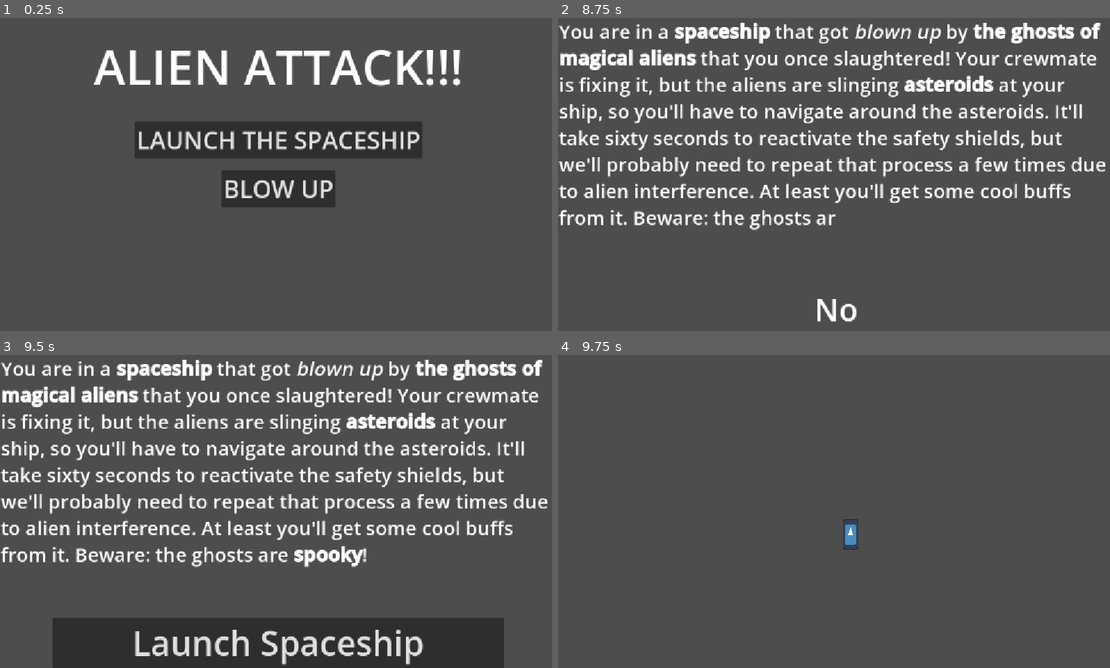
Above: before the commit, frames 1-4 (two rows, left to right).
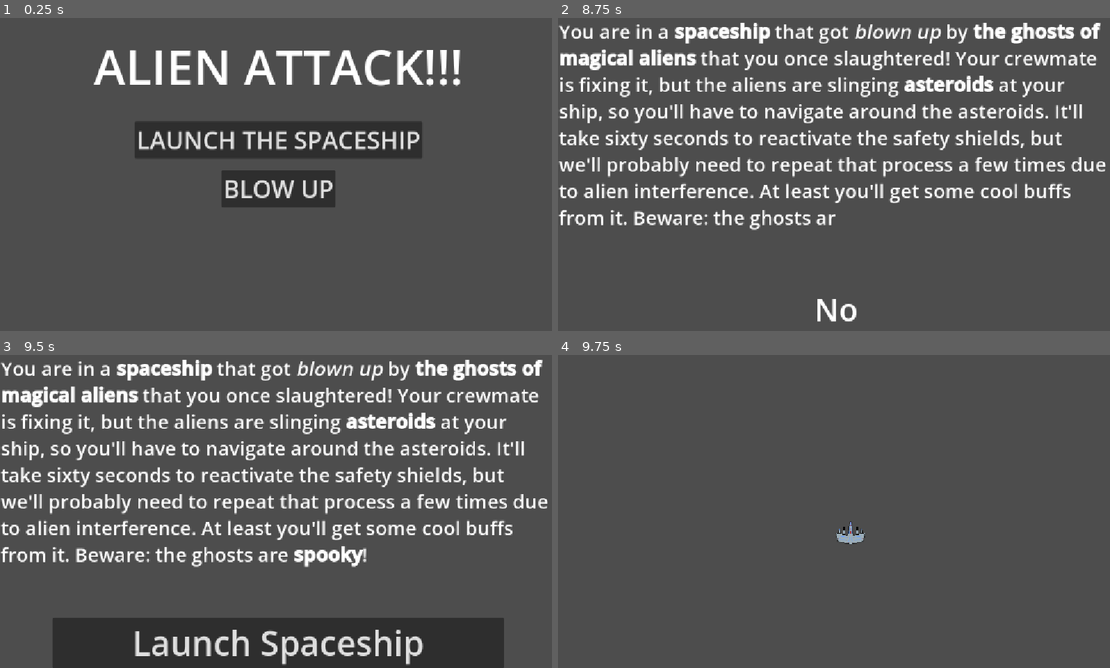
Above: after the commit, the same moments.

Repository: Firoty1/alien-attack
Game: Godot game, scene res://Scenes/menu.tscn
Same seed, same stepped clock (60 frames per second), same inputs: the game is played once before the commit and once after it. The engine's default icon, where the game draws it, is replaced by a stand-in: a white triangle on a blue panel in a dark square.
Inputs (mouse positions are in pixels of both pictures, inside the frame that each line leads up to):
- Up to frame 1 (0.25 s): no input
- Up to frame 2 (8.75 s): click "LAUNCH THE SPACESHIP" at 0.5 s; click "CAN I START NOW?" at 1.25 s; move the mouse to (960, 158) at 2.02 s; press the mouse at (960, 158) at 2.03 s; hold D (right) 2.03-2.78 s; move the mouse to (723, 190) at 2.77 s; release the mouse at (723, 190) at 2.78 s; hold S (down) 2.78-3.53 s; click (723, 190) at 2.85 s; move the mouse to (889, 105) at 3.52 s; press the mouse at (889, 105) at 3.53 s; hold D (right) 3.53-4.28 s; move the mouse to (806, 237) at 4.27 s; release the mouse at (806, 237) at 4.28 s; hold W (up) 4.28-5.03 s; click (806, 237) at 4.35 s; move the mouse to (1005, 221) at 5.02 s; press the mouse at (1005, 221) at 5.03 s; hold A (left) 5.03-6.53 s; move the mouse to (668, 127) at 5.77 s; release the mouse at (668, 127) at 5.78 s; click (668, 127) at 5.85 s; move the mouse to (861, 174) at 6.52 s; press the mouse at (861, 174) at 6.53 s; hold S (down) 6.53-7.28 s; move the mouse to (751, 96) at 7.27 s; release the mouse at (751, 96) at 7.28 s; hold D (right) 7.28-8.03 s; click (751, 96) at 7.35 s; move the mouse to (960, 158) at 8.02 s; press the mouse at (960, 158) at 8.03 s; hold W (up) from 8.03 s (still down)
- Up to frame 3 (9.5 s): move the mouse to (165, 527) at 8.77 s; release W (up) at 8.78 s; release the mouse at (165, 527) at 8.78 s; hold D (right) from 8.78 s (still down); click (165, 527) at 8.85 s
- Up to frame 4 (9.75 s): release D (right) at 9.5 s; click "Launch Spaceship" at 9.5 s

Frames 1-3 are identical in both runs. In frame 4, 0.3% of the frame differs, in the area x 50-56%, y 52-63%.

Commit message:
art + correct frame and rotation added

Diff:
--- a/Scenes/game.tscn
+++ b/Scenes/game.tscn
@@ -9,25 +9,25 @@
 }
 point_count = 5
 
-[node name="Game" type="Node2D"]
+[node name="Game" type="Node2D" unique_id=524337852]
 script = ExtResource("1_qxrlw")
 
-[node name="Player" parent="." instance=ExtResource("1_ebmjs")]
+[node name="Player" parent="." unique_id=1882654959 instance=ExtResource("1_ebmjs")]
 position = Vector2(606, 371)
 
-[node name="SpawningArea" type="Path2D" parent="."]
+[node name="SpawningArea" type="Path2D" parent="." unique_id=233419622]
 curve = SubResource("Curve2D_ebmjs")
 
-[node name="SpawnPosition" type="PathFollow2D" parent="SpawningArea"]
+[node name="SpawnPosition" type="PathFollow2D" parent="SpawningArea" unique_id=188429300]
 position = Vector2(-16, -16)
 
-[node name="SpawnTimer" type="Timer" parent="."]
+[node name="SpawnTimer" type="Timer" parent="." unique_id=657853785]
 autostart = true
 
-[node name="Despawn" type="StaticBody2D" parent="."]
+[node name="Despawn" type="StaticBody2D" parent="." unique_id=734635513]
 collision_layer = 8
 
-[node name="CollisionPolygon2D" type="CollisionPolygon2D" parent="Despawn"]
+[node name="CollisionPolygon2D" type="CollisionPolygon2D" parent="Despawn" unique_id=2002285370]
 polygon = PackedVector2Array(1152, 0, 1152, 648, 0, 648, 0, 0, 0, -16, -16, -16, -16, 664, 1168, 664, 1168, -16, 0, -16, 0, 0)
 
 [connection signal="timeout" from="SpawnTimer" to="." method="_on_spawn_timer_timeout"]
--- a/Scenes/player.tscn
+++ b/Scenes/player.tscn
@@ -1,40 +1,69 @@
-[gd_scene load_steps=5 format=3 uid="uid://dqfyf266ojh0n"]
+[gd_scene format=3 uid="uid://dqfyf266ojh0n"]
 
 [ext_resource type="Script" uid="uid://b8k4602uaiax0" path="res://Scripts/player.gd" id="1_cvnsp"]
-[ext_resource type="Texture2D" uid="uid://cy4qv5nbdxs8r" path="res://icon.svg" id="1_v0iea"]
+[ext_resource type="Texture2D" uid="uid://cyqw4pqxrnkld" path="res://Assets/Ship-Sheet.png" id="2_cvnsp"]
 
-[sub_resource type="RectangleShape2D" id="RectangleShape2D_qr4i2"]
-size = Vector2(30, 60)
+[sub_resource type="AtlasTexture" id="AtlasTexture_6t5aa"]
+atlas = ExtResource("2_cvnsp")
+region = Rect2(64, 0, 64, 64)
 
-[sub_resource type="RectangleShape2D" id="RectangleShape2D_uk0vl"]
-size = Vector2(30, 60)
+[sub_resource type="AtlasTexture" id="AtlasTexture_vgqql"]
+atlas = ExtResource("2_cvnsp")
+region = Rect2(0, 0, 64, 64)
 
-[node name="Player" type="CharacterBody2D"]
+[sub_resource type="SpriteFrames" id="SpriteFrames_qr4i2"]
+animations = [{
+"frames": [{
+"duration": 1.0,
+"texture": SubResource("AtlasTexture_6t5aa")
+}],
+"loop": 1,
+"name": &"Moving",
+"speed": 5.0
+}, {
+"frames": [{
+"duration": 1.0,
+"texture": SubResource("AtlasTexture_vgqql")
+}],
+"loop": 1,
+"name": &"Still",
+"speed": 5.0
+}]
+
+[sub_resource type="CapsuleShape2D" id="CapsuleShape2D_uk0vl"]
+radius = 15.0
+height = 56.0
+
+[node name="Player" type="CharacterBody2D" unique_id=65393996]
 script = ExtResource("1_cvnsp")
 acceleration = 12.0
 max_speed = 450.0
 rotation_speed = 150.0
 TurnOrDirectionalMovement = "Directional"
 
-[node name="Sprite2D" type="Sprite2D" parent="."]
-scale = Vector2(0.25, 0.5)
-texture = ExtResource("1_v0iea")
+[node name="Sprite2D" type="AnimatedSprite2D" parent="." unique_id=1277992239]
+sprite_frames = SubResource("SpriteFrames_qr4i2")
+animation = &"Still"
 
-[node name="CollisionShape2D" type="CollisionShape2D" parent="."]
-shape = SubResource("RectangleShape2D_qr4i2")
+[node name="CollisionShape2D" type="CollisionShape2D" parent="." unique_id=828083650]
+position = Vector2(0, 3)
+rotation = 1.5707964
+shape = SubResource("CapsuleShape2D_uk0vl")
 
-[node name="Area2D" type="Area2D" parent="."]
+[node name="Area2D" type="Area2D" parent="." unique_id=1344893501]
 collision_layer = 0
 collision_mask = 2
 
-[node name="CollisionShape2D" type="CollisionShape2D" parent="Area2D"]
-shape = SubResource("RectangleShape2D_uk0vl")
+[node name="CollisionShape2D" type="CollisionShape2D" parent="Area2D" unique_id=575752111]
+position = Vector2(0, 3)
+rotation = 1.5707964
+shape = SubResource("CapsuleShape2D_uk0vl")
 
-[node name="InvincibilityTimer" type="Timer" parent="."]
+[node name="InvincibilityTimer" type="Timer" parent="." unique_id=1300970161]
 wait_time = 2.0
 one_shot = true
 
-[node name="BlinkTimer" type="Timer" parent="."]
+[node name="BlinkTimer" type="Timer" parent="." unique_id=219793676]
 wait_time = 0.1
 one_shot = true
 
--- a/Scripts/player.gd
+++ b/Scripts/player.gd
@@ -16,6 +16,13 @@
 func DirectionalMovement(delta):
 	var direction = Input.get_vector("left","right","up","down")
 	velocity = direction * max_speed * delta * 75
+
+	rotation = direction.angle() + PI/2 if direction != Vector2.ZERO else rotation
+
+	if velocity == Vector2.ZERO:
+		$Sprite2D.animation = "Still"
+	else:
+		$Sprite2D.animation = "Moving"
 
 func _physics_process(delta):
 	DirectionalMovement(delta)
--- a/project.godot
+++ b/project.godot
@@ -8,11 +8,15 @@
 
 config_version=5
 
+[animation]
+
+compatibility/default_parent_skeleton_in_mesh_instance_3d=true
+
 [application]
 
 config/name="AlienAttack"
 run/main_scene="uid://cuy61wj64gp5b"
-config/features=PackedStringArray("4.4", "GL Compatibility")
+config/features=PackedStringArray("4.7", "GL Compatibility")
 config/icon="res://icon.svg"
 
 [autoload]
Binary file added: Assets/Ship-Sheet.png
Not shown, added: Assets/Ship-Sheet.png.import
Not shown: 1 places in Scenes/game.tscn that only renumber resources
Not shown, changed: icon.svg.import
